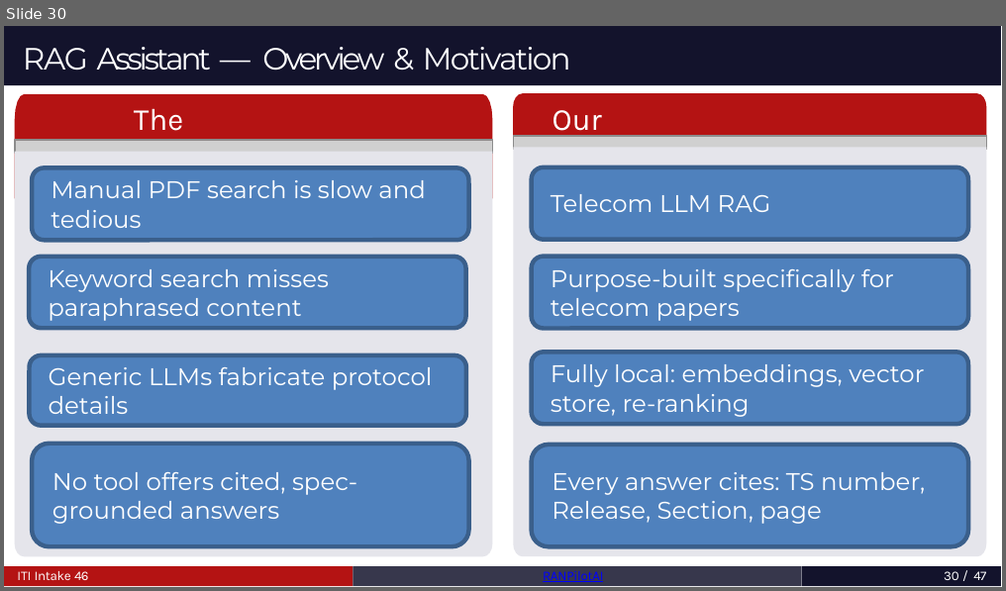
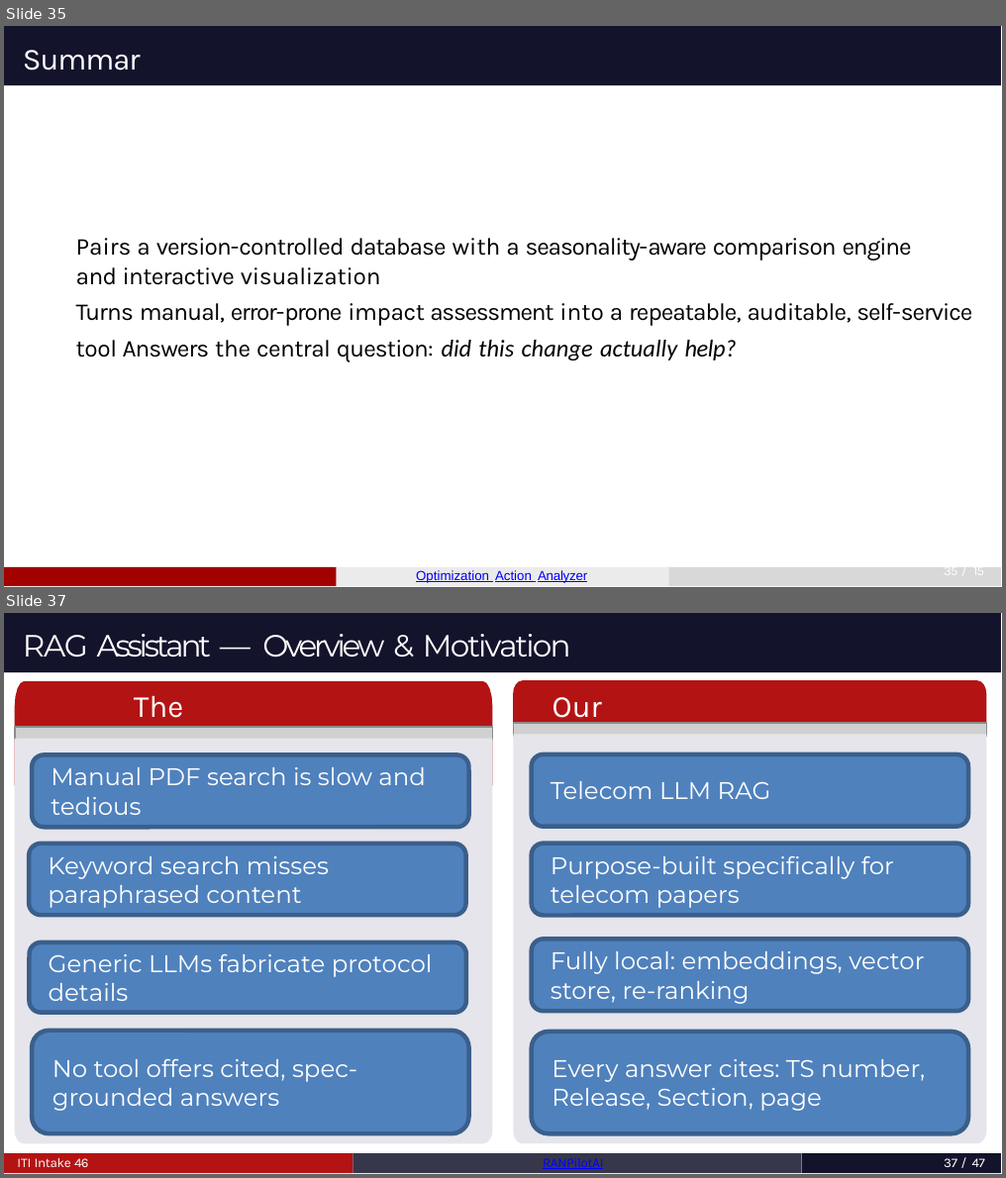
Before and after one commit to MahmoudAshrafYadem/ITI-Graduation_project, a slide deck: RANPilotAi_Graduation_Project_BOOK/presentation.pptx. Shown one above the other, each under a label of ours: slide 30 before the commit, slides 35 and 37 after it; the slides between them are not shown. The pictures are 1006x591 and 1006x1178 pixels, drawn with LibreOffice and Linux fonts; fonts in the diff are those of the drawing; grey boxes stand for pictures; background and template pictures are left out. Boxes give left, top, right and bottom in pixels: in the first picture for what was removed or moved away, otherwise in the second. Text is boxed around its words. In the diff, an @@ line names an element or a change of style, - is before the commit and + after.

```diff
--- a/RANPilotAi_Graduation_Project_BOOK/presentation.pptx
+++ b/RANPilotAi_Graduation_Project_BOOK/presentation.pptx
@@ slide 35 added at <box>4,26,1002,587</box>, background #FFFFFF; not listed: 1 template element that a slide beside it also shows @@
@@ text added at <box>20,37,145,76</box>, 14 pt, text #FFFFFF @@
+Summary
@@ text added at <box>76,238,972,363</box>, 11 pt, text #000000 @@
+Pairs a version-controlled database with a seasonality-aware comparison engine and interactive visualization
+Turns manual, error-prone impact assessment into a repeatable, auditable, self-service tool Answers the central question: did this change actually help?
@@ freeform shape added at <box>4,567,336,586</box>, fill #A30000 @@
@@ freeform shape added at <box>336,567,668,586</box>, fill #EBEBEB @@
@@ text added at <box>416,570,587,583</box>, 6 pt, text #0000FF, underline @@
+Optimization Action Analyzer
@@ freeform shape added at <box>668,567,1000,586</box>, fill #D8D8D8 @@
@@ page number added at <box>944,562,984,578</box>, 6 pt, text #FFFFFF @@
+35 / 15
@@ what was slide 30 is now slide 37 @@
@@ page number at <box>944,1158,985,1167</box>: text changed @@
-30 / 47
+37 / 47
```
Also in this commit, not shown: 2 slides changed, 13 other slides added, 6 slides removed.
